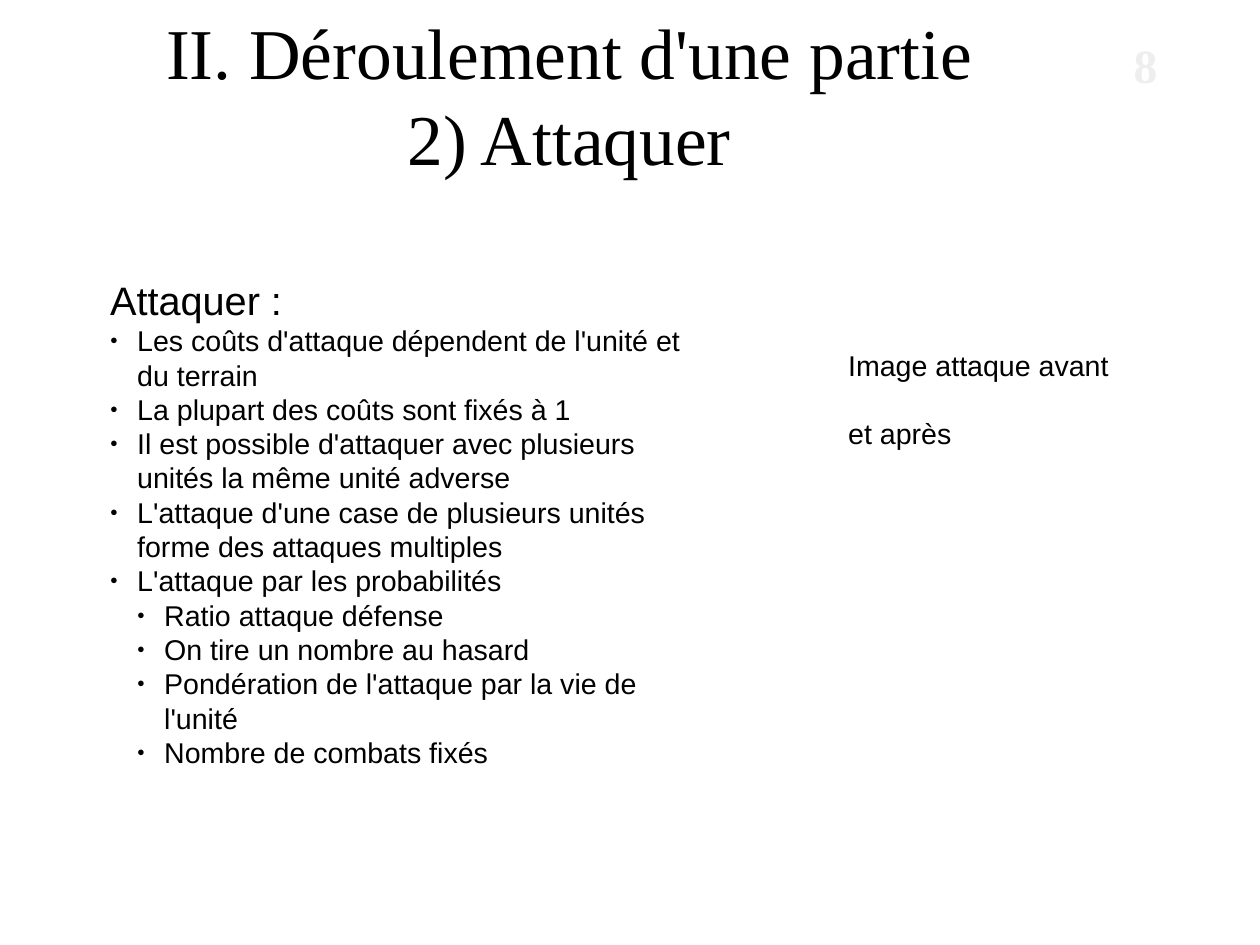
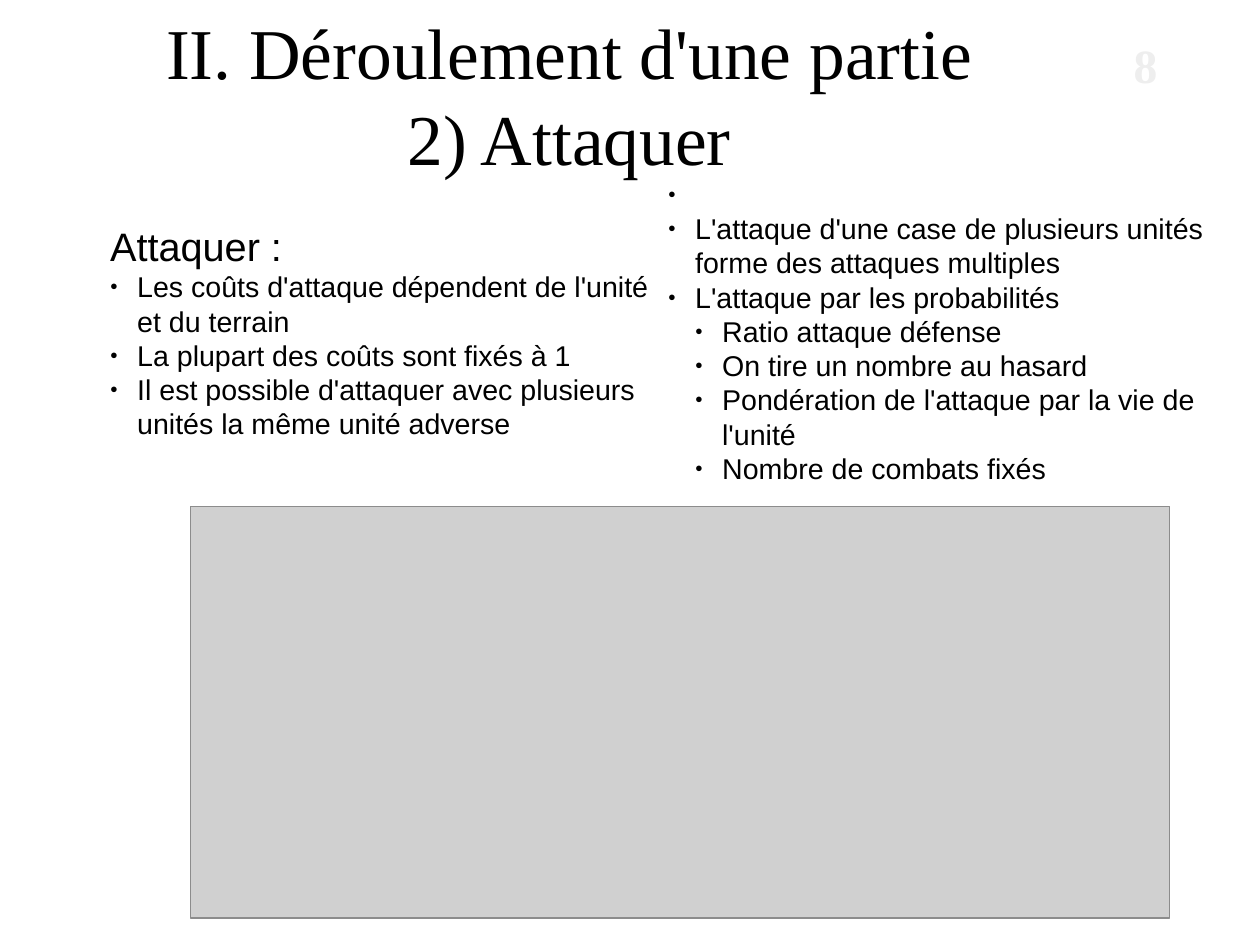
Before and after one commit to alexandreAudinot/projetPOOAudSee, a slide deck: slide 8 of Rapports/Documentation/diapo.odp. Drawn at 1260x945 pixels with LibreOffice and Linux fonts; fonts in the diff are those of the drawing; grey boxes stand for pictures; background and template pictures are left out. Boxes give left, top, right and bottom in pixels: in the first picture for what was removed or moved away, otherwise in the second. Text is boxed around its words. In the diff, an @@ line names an element or a change of style, - is before the commit and + after.

```diff
--- a/Rapports/Documentation/diapo.odp
+++ b/Rapports/Documentation/diapo.odp
@@ text "Attaquer :": place and size @@
-text "Attaquer :" at [110,287,680,764]
+text "Attaquer :" at [110,233,648,435]
@@ text added at [695,218,1203,480], 18 pt, text #000000 @@
+● L'attaque d'une case de plusieurs unités forme des attaques multiples
+● L'attaque par les probabilités
+  ● Ratio attaque défense
+  ● On tire un nombre au hasard
+  ● Pondération de l'attaque par la vie de l'unité
+  ● Nombre de combats fixés
@@ text removed at [848,356,1109,450] @@
-Image attaque avant
-et après
@@ text at [137,502,645,764]: paragraphs removed @@
-● L'attaque d'une case de plusieurs unités forme des attaques multiples
-● L'attaque par les probabilités
-  ● Ratio attaque défense
-  ● On tire un nombre au hasard
-  ● Pondération de l'attaque par la vie de l'unité
-  ● Nombre de combats fixés
@@ picture added at [191,507,1171,918] @@
```
Also in this commit, not shown: 6 other slides changed, 14 other files.
